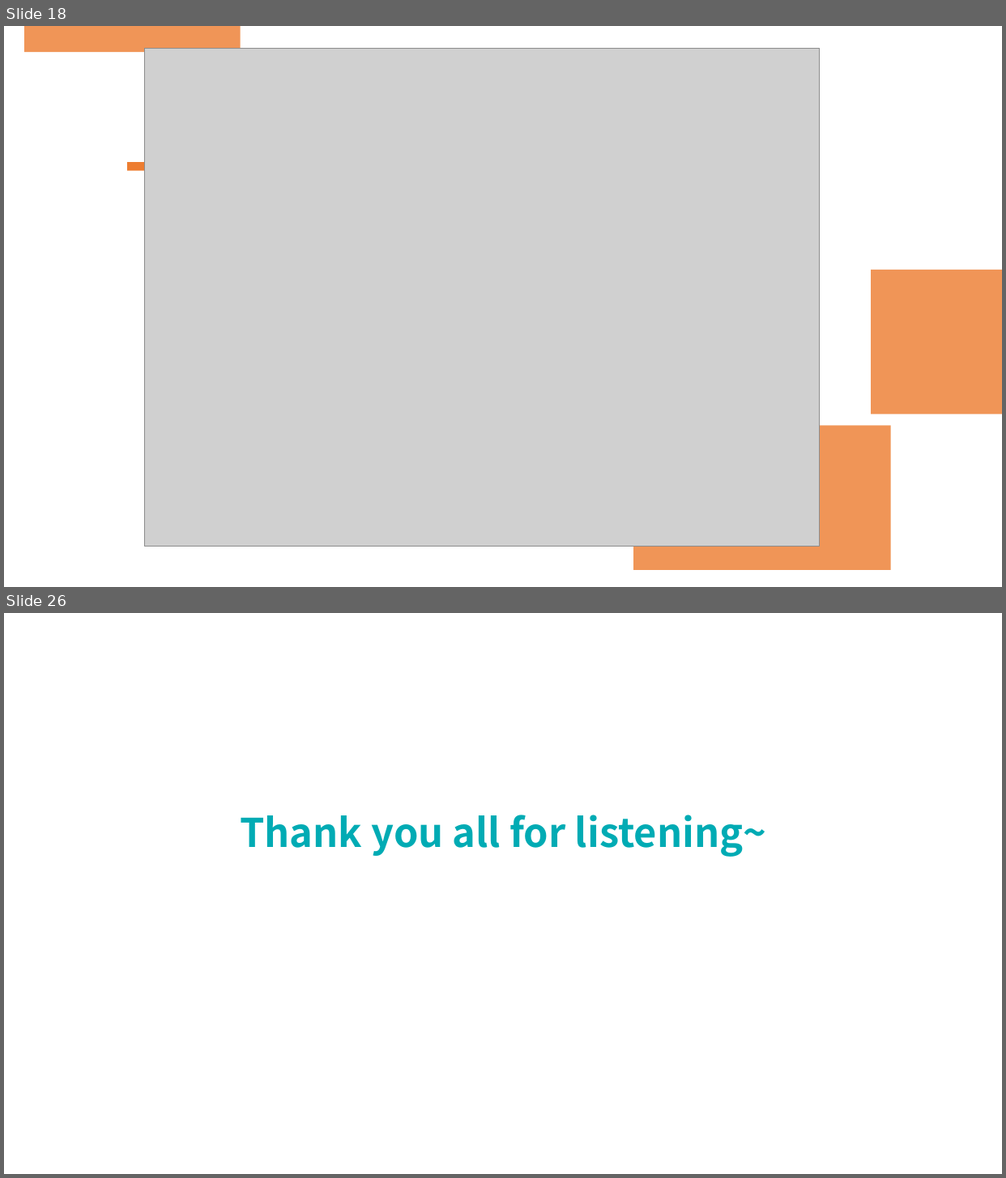
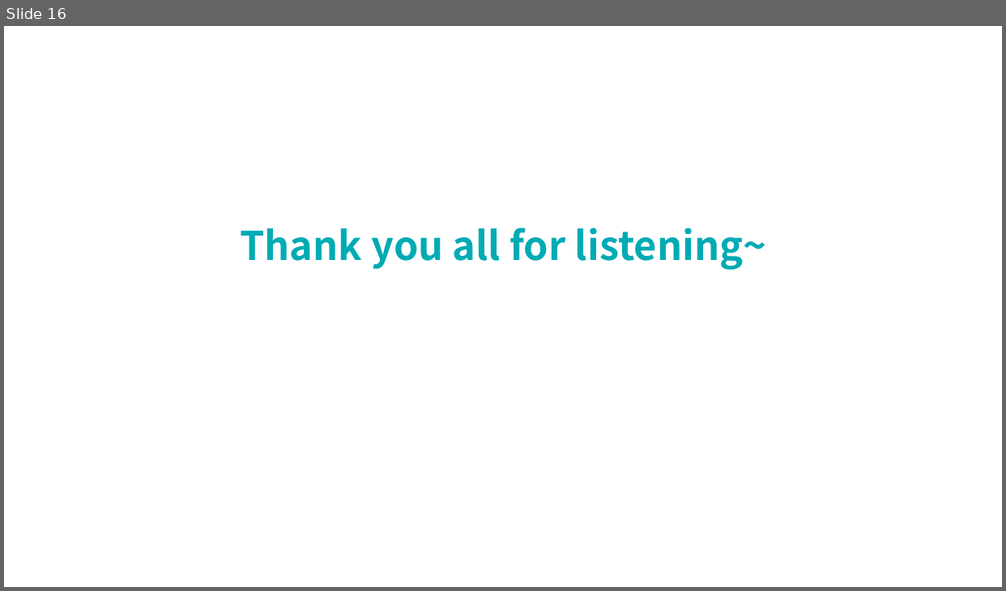
Before and after one commit to lsyoath/sheepy, a slide deck: Event/Lateralization.pptx. Shown one above the other, each under a label of ours: slides 18 and 26 before the commit, slide 16 after it; the slides between them are not shown. The pictures are 1006x1178 and 1006x591 pixels, drawn with LibreOffice and Linux fonts; fonts in the diff are those of the drawing; grey boxes stand for pictures. Boxes give left, top, right and bottom in pixels: in the first picture for what was removed or moved away, otherwise in the second. Text is boxed around its words. In the diff, an @@ line names an element or a change of style, - is before the commit and + after.

```diff
--- a/Event/Lateralization.pptx
+++ b/Event/Lateralization.pptx
@@ slide 18 removed at [4,26,1002,587], background #FFFFFF @@
@@ rectangle removed at [24,26,240,52] @@
@@ picture removed at [145,49,819,546] @@
@@ rectangle removed at [127,162,238,170] @@
@@ rectangle removed at [871,270,1002,415] @@
@@ rectangle removed at [633,426,891,570] @@
@@ what was slide 26 is now slide 16 @@
```
Also in this commit, not shown: 2 slides changed, 8 slides added, 18 other slides removed, 1 other file.
